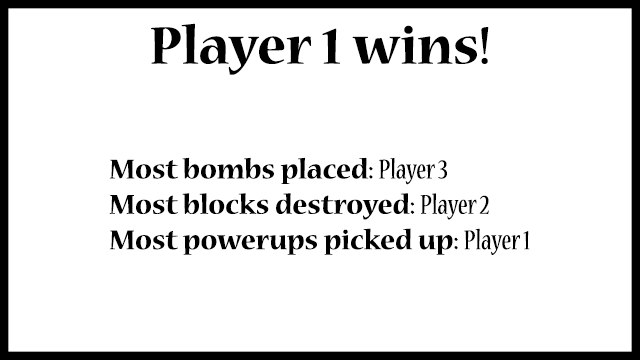
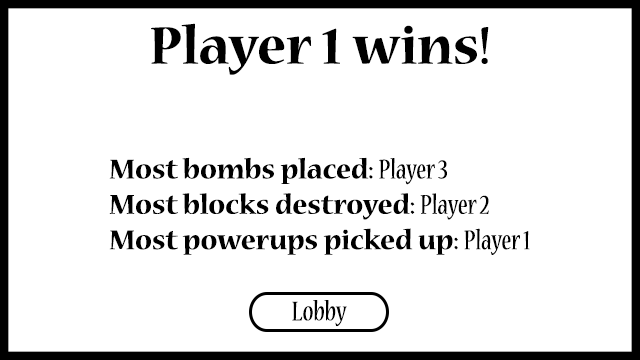
Layer changes from the first w=640, h=360 image to the second:
added group "Back button" with 2 layers above "Most bombs placed: Player 3 Most blocks destroyed: Player 2 Mos" over [249, 292, 389, 332]
added layer "Lobby" in group "Back button" over [292, 300, 347, 327]
added layer "Button" in group "Back button" over [249, 292, 389, 332]
